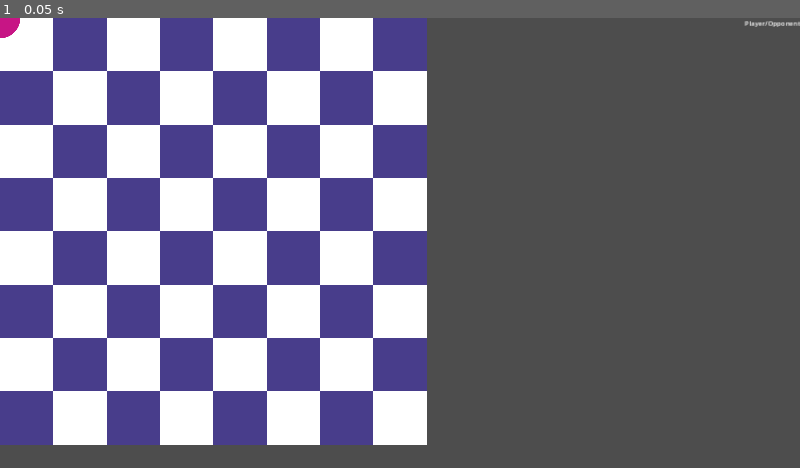
Above: before the commit, frame 1.
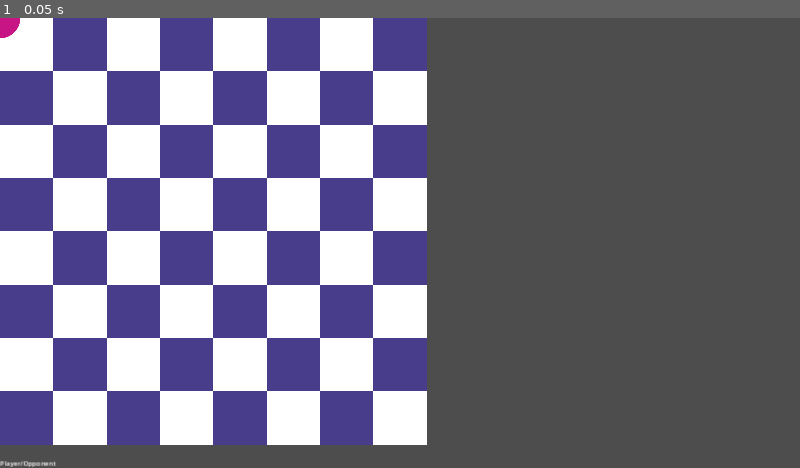
Above: after the commit, the same moment.

Repository: mattsullentrup/godot-checkers
Game: Godot game, scene res://rewrite/level/level.tscn
Same seed, same stepped clock (60 frames per second), same inputs: the game is played once before the commit and once after it.
Inputs:
- Up to frame 1 (0.05 s): no input

The runs differ from the first frame. In frame 1, 0.1% of the frame differs, in the area x 0-100%, y 0-100%.

Commit message:
Setup units container init methods

Diff:
--- a/9_10_24_checkers/rewrite/level/level.gd
+++ b/9_10_24_checkers/rewrite/level/level.gd
@@ -4,3 +4,15 @@
 
 const CELL_SIZE = 128
 const GRID_SIZE = 8
+
+@onready var _units_container: UnitsContainer = %Units
+
+
+func _ready() -> void:
+	_units_container.battle_over.connect(_on_battle_over)
+	_units_container.init()
+	_units_container.start_battle()
+
+
+func _on_battle_over(player_won: bool) -> void:
+	pass
--- a/9_10_24_checkers/rewrite/level/level.tscn
+++ b/9_10_24_checkers/rewrite/level/level.tscn
@@ -2,7 +2,7 @@
 
 [ext_resource type="Script" path="res://rewrite/level/level.gd" id="1_25vf3"]
 [ext_resource type="Script" path="res://rewrite/level/board_generator.gd" id="1_pjm2a"]
-[ext_resource type="Script" path="res://rewrite/units/units.gd" id="3_tg5mk"]
+[ext_resource type="Script" path="res://rewrite/units/units_container.gd" id="3_tg5mk"]
 [ext_resource type="Script" path="res://rewrite/units/unit_group.gd" id="4_a64pc"]
 [ext_resource type="Script" path="res://rewrite/ui/ui.gd" id="6_rd7dn"]
 
@@ -15,6 +15,7 @@
 [node name="CellHighlights" type="Node2D" parent="."]
 
 [node name="Units" type="Node2D" parent="."]
+unique_name_in_owner = true
 script = ExtResource("3_tg5mk")
 
 [node name="PlayerGroup" type="Node2D" parent="Units"]
@@ -27,10 +28,10 @@
 script = ExtResource("6_rd7dn")
 
 [node name="TurnLabel" type="Label" parent="UI"]
-anchors_preset = 1
-anchor_left = 1.0
-anchor_right = 1.0
-offset_left = -133.0
-offset_bottom = 23.0
-grow_horizontal = 0
+anchors_preset = 2
+anchor_top = 1.0
+anchor_bottom = 1.0
+offset_top = -23.0
+offset_right = 133.0
+grow_vertical = 0
 text = "Player/Opponent"
--- a/9_10_24_checkers/rewrite/units/unit/unit.gd
+++ b/9_10_24_checkers/rewrite/units/unit/unit.gd
@@ -2,4 +2,6 @@
 extends Node2D
 
 
-var team: Units.Team
+signal got_jumped
+
+var team: UnitsContainer.Team
--- a/9_10_24_checkers/rewrite/units/unit/unit_visuals.gd
+++ b/9_10_24_checkers/rewrite/units/unit/unit_visuals.gd
@@ -15,9 +15,9 @@
 
 
 func _get_unit_color() -> Color:
-	if get_parent().team == Units.Team.PLAYER:
+	if get_parent().team == UnitsContainer.Team.PLAYER:
 		return Color.MEDIUM_VIOLET_RED
-	elif get_parent().team == Units.Team.OPPONENT:
+	elif get_parent().team == UnitsContainer.Team.OPPONENT:
 		return Color.MIDNIGHT_BLUE
 
 	return Color.TRANSPARENT
--- a/9_10_24_checkers/rewrite/units/units.gd
+++ /dev/null
@@ -1,10 +0,0 @@
-class_name Units
-extends Node2D
-
-
-enum Team {
-	PLAYER,
-	OPPONENT
-}
-
-var _whose_turn: Team
--- /dev/null
+++ b/9_10_24_checkers/rewrite/units/units_container.gd
@@ -0,0 +1,24 @@
+class_name UnitsContainer
+extends Node2D
+
+
+signal battle_over(player_won: bool)
+
+enum Team {
+	PLAYER,
+	OPPONENT
+}
+
+var _whose_turn: Team
+
+
+func init() -> void:
+	pass
+
+
+func start_battle() -> void:
+	pass
+
+
+func get_active_units() -> void:
+	pass
